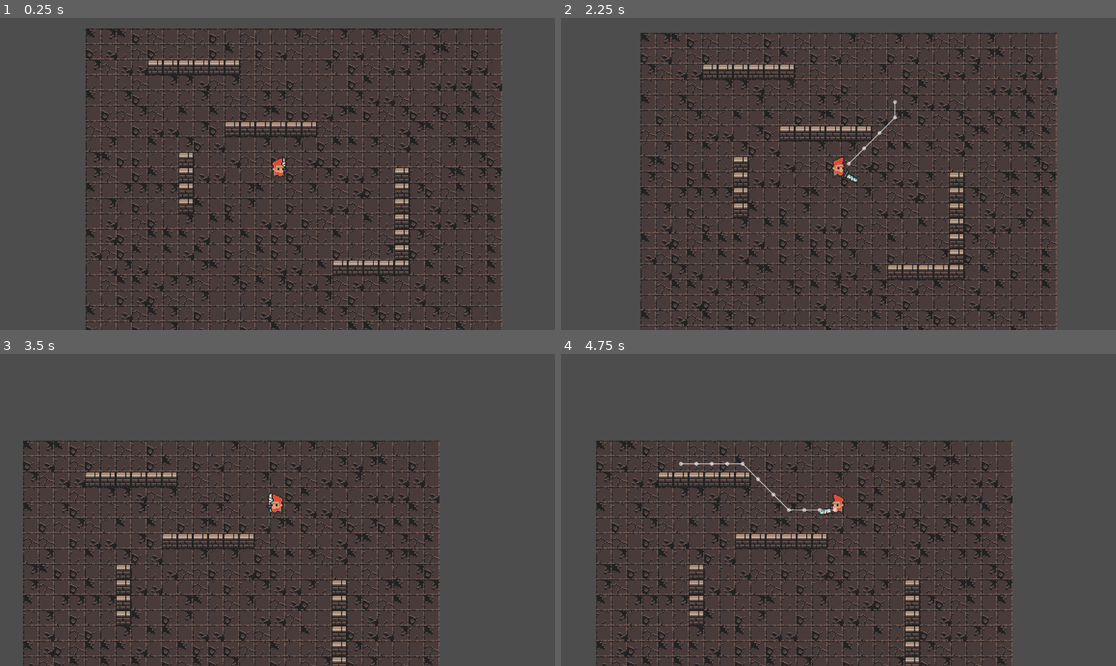
Above: before the commit, frames 1-4 (two rows, left to right).
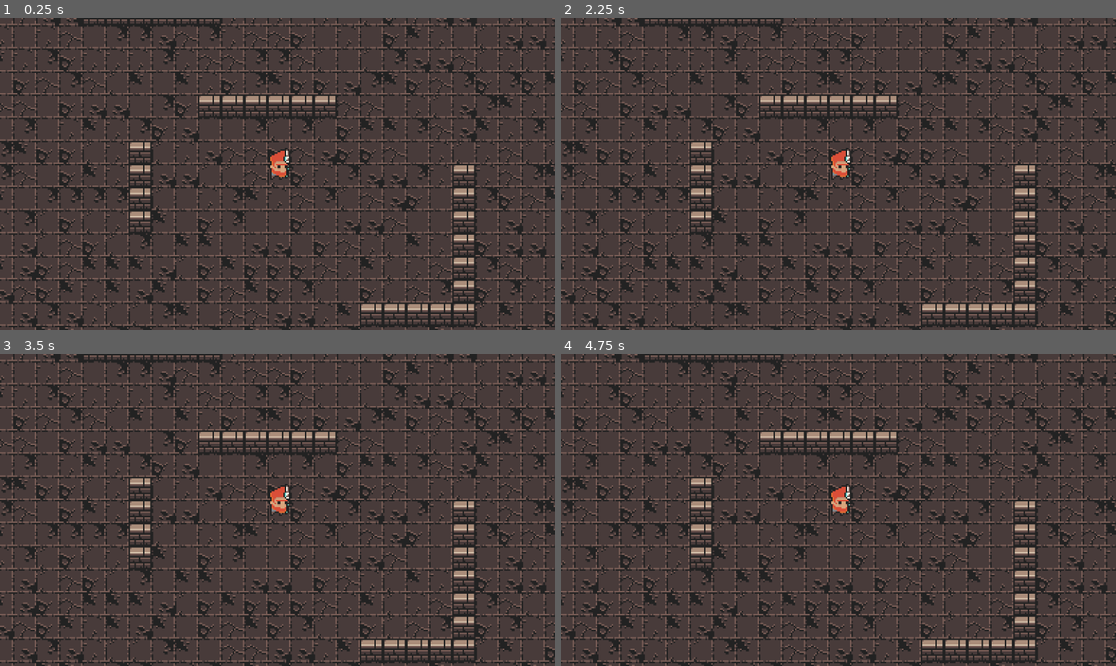
Above: after the commit, the same moments.

Repository: 2BytesGoat/godot-ai
Game: Godot game, scene res://world.tscn
Two runs of this game, one before a commit and one after it. Both use one fixed random seed, a clock stepped at 60 frames per second and the inputs below.
Inputs (mouse positions are in pixels of both pictures, inside the frame that each line leads up to):
- Up to frame 1 (0.25 s): no input
- Up to frame 2 (2.25 s): tap Enter (ui_accept) at 0.5, 0.77, 1.25, 1.52, 2 s; move the mouse to (960, 158) at 0.52 s; click (960, 158) at 0.6 s; move the mouse to (727, 189) at 1.27 s; click (727, 189) at 1.35 s; move the mouse to (894, 105) at 2.02 s; right-click (894, 105) at 2.1 s
- Up to frame 3 (3.5 s): click (333, 441) at 2.3 s; move the mouse to (249, 572) at 2.77 s; click (249, 572) at 2.85 s; tap Enter (ui_accept) at 3.02 s
- Up to frame 4 (4.75 s): move the mouse to (1005, 556) at 3.52 s; click (1005, 556) at 3.6 s; tap Enter (ui_accept) at 3.77, 4.52 s; move the mouse to (672, 463) at 4.27 s; right-click (672, 463) at 4.35 s; click (672, 463) at 4.55 s

The runs differ from the first frame. In frame 1, 41% of the frame differs, in the area x 0-100%, y 0-100%; in frame 2, 39%; in frame 3, 39%; in frame 4, 39%.

Commit message:
added cursors and unit selection

Diff:
--- /dev/null
+++ b/cursor_handler.gd
@@ -0,0 +1,12 @@
+extends Node
+
+@onready var default = preload("res://assets/ui/cursor/hand_small_point.png")
+@onready var ally_cursor = preload("res://assets/ui/cursor/green_hand_small_point.png")
+
+
+
+func _on_player_is_mouse_hovered(state: Variant) -> void:
+	if state:
+		Input.set_custom_mouse_cursor(ally_cursor)
+	else:
+		Input.set_custom_mouse_cursor(default)
--- a/project.godot
+++ b/project.godot
@@ -19,6 +19,10 @@
 
 TilemapService="*res://src/autoload/tilemap_service.gd"
 
+[display]
+
+mouse_cursor/custom_image="uid://djgub8ty4f57c"
+
 [input]
 
 mouse_left={
--- a/src/items/weapon.tscn
+++ b/src/items/weapon.tscn
@@ -1,7 +1,7 @@
 [gd_scene load_steps=8 format=3 uid="uid://bcoi8gp3l32so"]
 
 [ext_resource type="Script" uid="uid://bk6ukomn6w8t5" path="res://src/items/weapon.gd" id="1_2xrap"]
-[ext_resource type="Texture2D" uid="uid://f2itc0qaldrc" path="res://assets/0x72_DungeonTilesetII_v1.7.png" id="2_cgw60"]
+[ext_resource type="Texture2D" uid="uid://f2itc0qaldrc" path="res://assets/world/0x72_DungeonTilesetII_v1.7.png" id="2_cgw60"]
 
 [sub_resource type="AtlasTexture" id="AtlasTexture_wqrgh"]
 atlas = ExtResource("2_cgw60")
--- a/src/unit/unit.gd
+++ b/src/unit/unit.gd
@@ -10,24 +10,36 @@
 @onready var controller_container: Node = $ControllerContainer
 @onready var state_machine: StateMachine = $StateMachine
 @onready var animation_player: AnimationPlayer = $AnimationPlayer
+@onready var select_highlight: Line2D = $SelectHighlight
+
+var is_hovered: bool = false
+var is_selected: bool = false
 
 var active_controller: ControllerUnit
 var navigation_path: Array
 
 signal update_debug_path(path)
+signal is_mouse_hovered(state)
 
 
 func _ready() -> void:
-	set_controller(ControllerHuman.new(self))
 	remote_transform.remote_path = camera.get_path()
 
 
+func _input(event: InputEvent) -> void:
+	if event.is_action("mouse_left"):
+		_set_selected(is_hovered)
+
+
 func set_controller(controller: ControllerUnit) -> void:
+	clear_controllers()
+	active_controller = controller
+	controller_container.add_child(controller)
+
+
+func clear_controllers() -> void:
 	for child in controller_container.get_children():
 		child.queue_free()
-
-	active_controller = controller
-	controller_container.add_child(controller)
 
 
 func move_to(new_navigation_path: Array) -> void:
@@ -56,3 +68,23 @@
 func send_state_update():
 	if debug:
 		update_debug_path.emit(navigation_path)
+
+
+func _set_selected(value: bool) -> void:
+	is_selected = value
+	if is_selected:
+		set_controller(ControllerHuman.new(self))
+		select_highlight.visible = true
+	else:
+		clear_controllers()
+		select_highlight.visible = false
+
+
+func _on_hurtbox_mouse_entered() -> void:
+	is_hovered = true
+	is_mouse_hovered.emit(true)
+
+
+func _on_hurtbox_mouse_exited() -> void:
+	is_hovered = false
+	is_mouse_hovered.emit(false)
--- a/src/unit/unit.tscn
+++ b/src/unit/unit.tscn
@@ -1,7 +1,7 @@
-[gd_scene load_steps=15 format=3 uid="uid://c17a72sjkkc8i"]
+[gd_scene load_steps=16 format=3 uid="uid://c17a72sjkkc8i"]
 
 [ext_resource type="Script" uid="uid://dutykws7pje2q" path="res://src/unit/unit.gd" id="1_rkbax"]
-[ext_resource type="Texture2D" uid="uid://f2itc0qaldrc" path="res://assets/0x72_DungeonTilesetII_v1.7.png" id="2_g1dw6"]
+[ext_resource type="Texture2D" uid="uid://f2itc0qaldrc" path="res://assets/world/0x72_DungeonTilesetII_v1.7.png" id="2_g1dw6"]
 [ext_resource type="PackedScene" uid="uid://bcoi8gp3l32so" path="res://src/items/weapon.tscn" id="3_wtyfs"]
 [ext_resource type="Script" uid="uid://c4i1eau3vyh77" path="res://src/components/state_machine.gd" id="4_mh547"]
 [ext_resource type="Script" uid="uid://dbuhpejd75ot6" path="res://src/unit/state_move.gd" id="5_ct56y"]
@@ -11,6 +11,8 @@
 [sub_resource type="AtlasTexture" id="AtlasTexture_onrkg"]
 atlas = ExtResource("2_g1dw6")
 region = Rect2(128, 288, 144, 32)
+
+[sub_resource type="RectangleShape2D" id="RectangleShape2D_6qnuv"]
 
 [sub_resource type="Animation" id="Animation_w47c3"]
 resource_name = "Attack"
@@ -171,6 +173,19 @@
 
 [node name="RemoteTransform2D" type="RemoteTransform2D" parent="."]
 
+[node name="Hurtbox" type="Area2D" parent="."]
+
+[node name="CollisionShape2D" type="CollisionShape2D" parent="Hurtbox"]
+position = Vector2(0, -6)
+shape = SubResource("RectangleShape2D_6qnuv")
+
+[node name="SelectHighlight" type="Line2D" parent="."]
+visible = false
+points = PackedVector2Array(-10, -19, 11, -19, 11, 5, -10, 5)
+closed = true
+width = 1.0
+default_color = Color(0, 1, 0, 0.392157)
+
 [node name="ControllerContainer" type="Node" parent="."]
 
 [node name="StateMachine" type="Node" parent="."]
@@ -190,3 +205,6 @@
 libraries = {
 &"": SubResource("AnimationLibrary_fawgm")
 }
+
+[connection signal="mouse_entered" from="Hurtbox" to="." method="_on_hurtbox_mouse_entered"]
+[connection signal="mouse_exited" from="Hurtbox" to="." method="_on_hurtbox_mouse_exited"]
--- a/world.tscn
+++ b/world.tscn
@@ -1,10 +1,11 @@
-[gd_scene load_steps=12 format=4 uid="uid://dbr17gqjplk0n"]
+[gd_scene load_steps=13 format=4 uid="uid://dbr17gqjplk0n"]
 
 [ext_resource type="Script" uid="uid://qxe44vcrsddm" path="res://world.gd" id="1_aqk2v"]
 [ext_resource type="PackedScene" uid="uid://c17a72sjkkc8i" path="res://src/unit/unit.tscn" id="1_f3sb7"]
 [ext_resource type="Script" uid="uid://clsr1in1dp863" path="res://terrain_container.gd" id="2_aqk2v"]
-[ext_resource type="Texture2D" uid="uid://f2itc0qaldrc" path="res://assets/0x72_DungeonTilesetII_v1.7.png" id="3_036b0"]
-[ext_resource type="Texture2D" uid="uid://b2lax2tgjlk4a" path="res://assets/atlas_walls_low-16x16.png" id="4_dwbse"]
+[ext_resource type="Script" uid="uid://ce3ycn3waa2cp" path="res://cursor_handler.gd" id="2_gbfbk"]
+[ext_resource type="Texture2D" uid="uid://f2itc0qaldrc" path="res://assets/world/0x72_DungeonTilesetII_v1.7.png" id="3_036b0"]
+[ext_resource type="Texture2D" uid="uid://b2lax2tgjlk4a" path="res://assets/world/atlas_walls_low-16x16.png" id="4_dwbse"]
 [ext_resource type="Script" uid="uid://bt5ri0sxdnsvi" path="res://src/debugger.gd" id="6_dwbse"]
 [ext_resource type="Script" uid="uid://kr1eul7tidw7" path="res://debug_unit_path.gd" id="7_pkg7o"]
 
@@ -708,6 +709,9 @@
 y_sort_enabled = true
 script = ExtResource("1_aqk2v")
 
+[node name="CursorHandler" type="Node" parent="."]
+script = ExtResource("2_gbfbk")
+
 [node name="TerrainContainer" type="Node2D" parent="."]
 y_sort_enabled = true
 script = ExtResource("2_aqk2v")
@@ -720,9 +724,9 @@
 tile_map_data = PackedByteArray("AAAJAAYAAAAAAAMAAAAKAAYAAAAAAAMAAAALAAYAAAAAAAMAAAAMAAYAAAAAAAMAAAANAAYAAAAAAAMAAAAOAA …(352 unchanged characters)…
 tile_set = SubResource("TileSet_gbfbk")
 
-[node name="ObjectsLayer" type="TileMapLayer" parent="TerrainContainer"]
-
-[node name="Player" parent="TerrainContainer/ObjectsLayer" node_paths=PackedStringArray("camera") instance=ExtResource("1_f3sb7")]
+[node name="ScenesLayer" type="TileMapLayer" parent="TerrainContainer"]
+
+[node name="Player" parent="TerrainContainer/ScenesLayer" node_paths=PackedStringArray("camera") instance=ExtResource("1_f3sb7")]
 position = Vector2(199, 151)
 camera = NodePath("../../../Camera2D")
 
@@ -736,6 +740,7 @@
 script = ExtResource("7_pkg7o")
 
 [node name="Camera2D" type="Camera2D" parent="."]
-zoom = Vector2(2, 2)
-
-[connection signal="update_debug_path" from="TerrainContainer/ObjectsLayer/Player" to="Debugger" method="_on_player_update_debug_path"]
+zoom = Vector2(3, 3)
+
+[connection signal="is_mouse_hovered" from="TerrainContainer/ScenesLayer/Player" to="CursorHandler" method="_on_player_is_mouse_hovered"]
+[connection signal="update_debug_path" from="TerrainContainer/ScenesLayer/Player" to="Debugger" method="_on_player_update_debug_path"]
Binary file added: assets/ui/cursor/green_hand_small_point.png
Not shown, added: assets/ui/cursor/green_hand_small_point.png.import
Binary file added: assets/ui/cursor/hand_small_open.png
Not shown, changed: assets/ui/cursor/hand_small_open.png.import
Binary file added: assets/ui/cursor/hand_small_point.png
Not shown, added: assets/ui/cursor/hand_small_point.png.import
Binary file added: assets/ui/cursor/steps.png
Not shown, changed: assets/ui/cursor/steps.png.import
Binary file added: assets/ui/cursor/tool_axe_single.png
Not shown, added: assets/ui/cursor/tool_axe_single.png.import
Binary file added: assets/ui/cursor/tool_bow.png
Not shown, changed: assets/ui/cursor/tool_bow.png.import
(and 11 more such lines)
